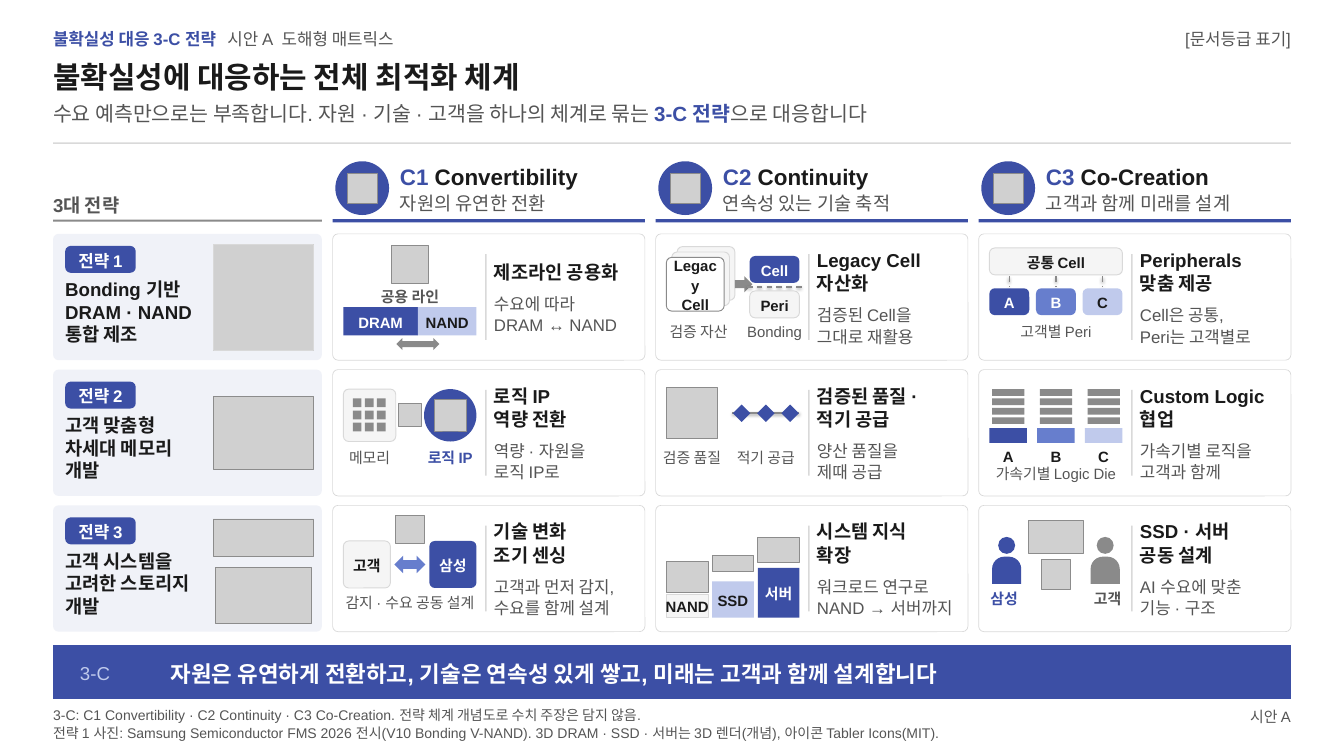
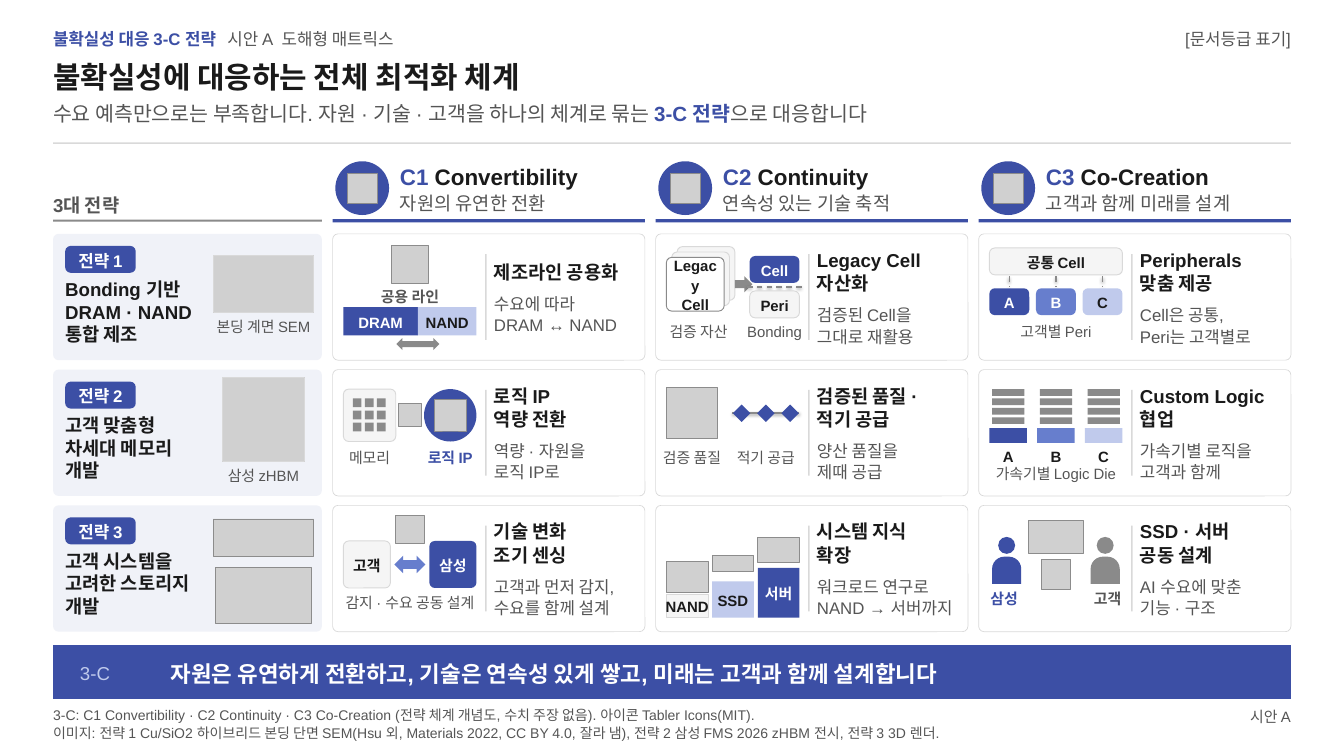
Before and after one commit to k31001/action-learning, a slide deck: slide 1 of outputs/presentation/uncertainty-3c-strategy-options.pptx. Drawn at 1344x756 pixels with LibreOffice and Linux fonts; fonts in the diff are those of the drawing; grey boxes stand for pictures. Boxes give left, top, right and bottom in pixels: in the first picture for what was removed or moved away, otherwise in the second. Text is boxed around its words. In the diff, an @@ line names an element or a change of style, - is before the commit and + after.

```diff
--- a/outputs/presentation/uncertainty-3c-strategy-options.pptx
+++ b/outputs/presentation/uncertainty-3c-strategy-options.pptx
@@ rectangle: place and size @@
-rectangle at [213, 244, 314, 350]
+rectangle at [213, 255, 314, 312]
@@ picture: place and size @@
-picture at [213, 244, 314, 350]
+picture at [213, 255, 314, 312]
@@ text added at [217, 319, 310, 333], 16 pt, text #555555 @@
+본딩 계면 SEM
@@ picture: place and size @@
-picture at [213, 396, 314, 470]
+picture at [222, 378, 305, 461]
@@ rectangle added at [222, 378, 305, 461], outline #D9D9D9 0.75 pt @@
@@ text added at [228, 468, 300, 482], 16 pt, text #555555 @@
+삼성 zHBM
@@ text at [53, 708, 940, 741]: text changed @@
-3-C: C1 Convertibility · C2 Continuity · C3 Co-Creation. 전략 체계 개념도로 수치 주장은 담지 않음.
-전략 1 사진: Samsung Semiconductor FMS 2026 전시(V10 Bonding V-NAND). 3D DRAM · SSD · 서버는 3D 렌더(개념), 아이콘 Tabler Icons(MIT).
+3-C: C1 Convertibility · C2 Continuity · C3 Co-Creation (전략 체계 개념도, 수치 주장 없음). 아이콘 Tabler Icons(MIT).
+이미지: 전략 1 Cu/SiO2 하이브리드 본딩 단면 SEM(Hsu 외, Materials 2022, CC BY 4.0, 잘라 냄), 전략 2 삼성 FMS 2026 zHBM 전시, 전략 3 3D 렌더.
```
Also in this commit, not shown: 2 other slides changed, 9 other files.
